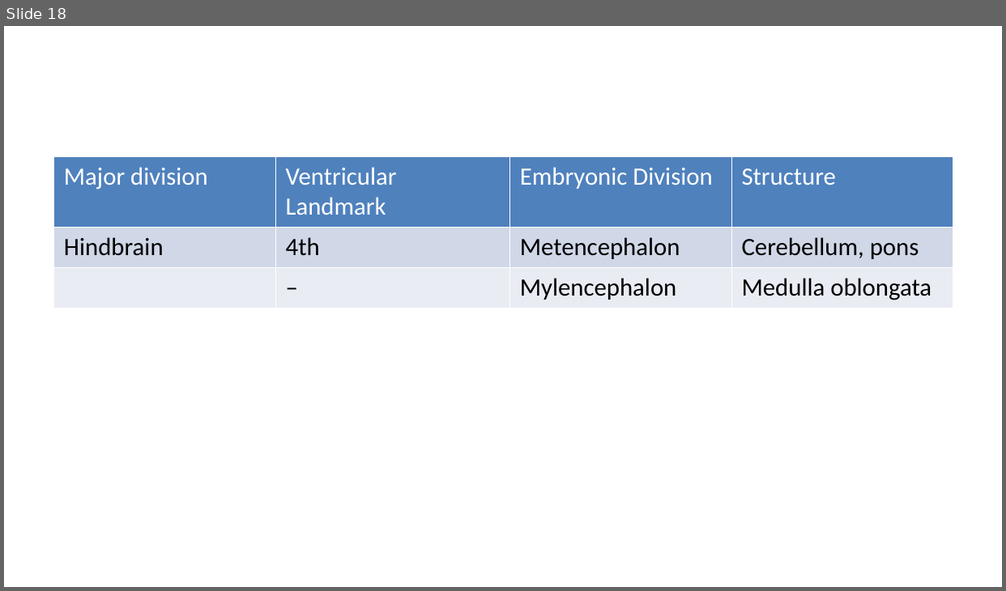
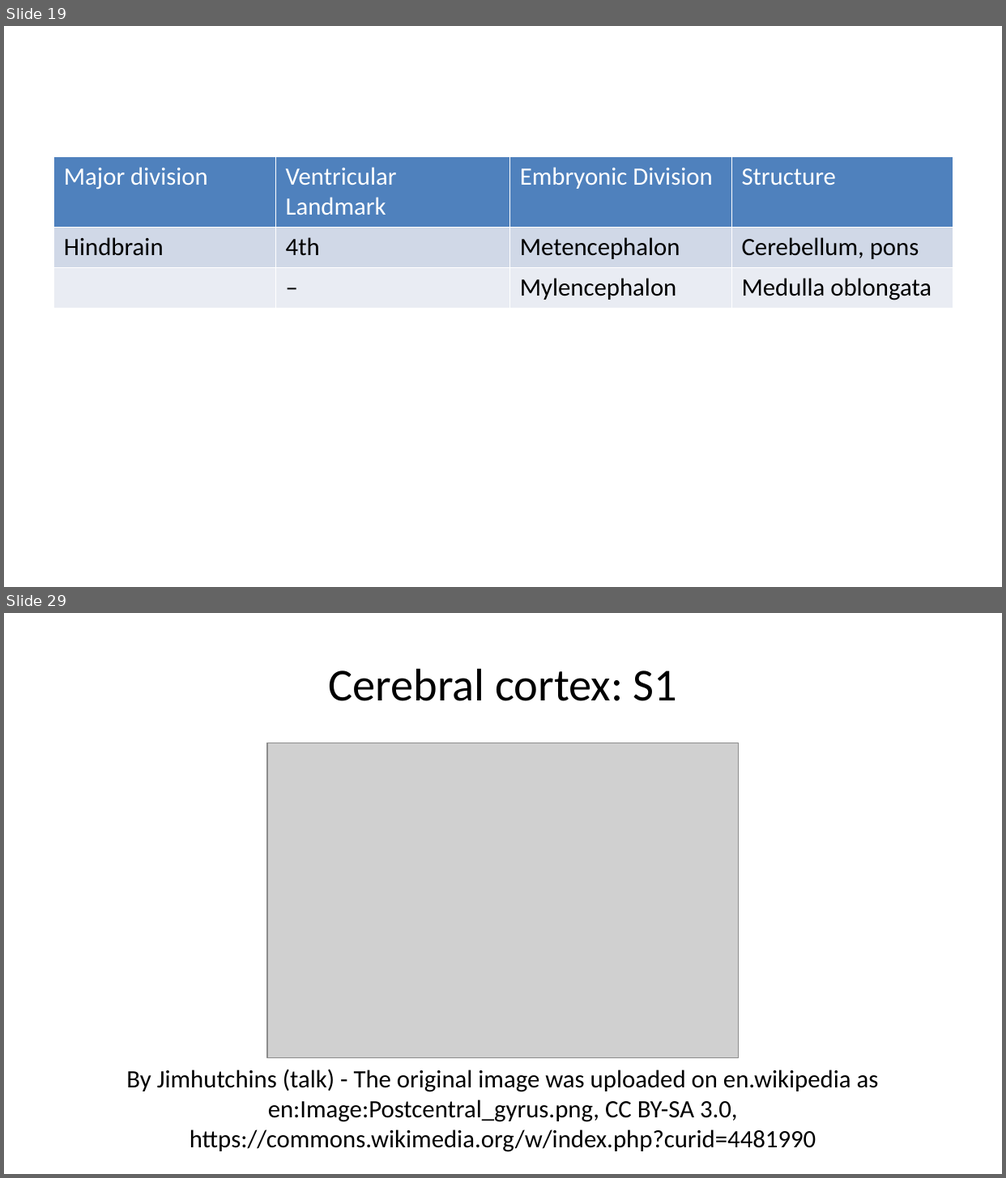
Before and after one commit to psu-psychology/psy-511-scan-fdns-2026-spring, a slide deck: docs/slides/wk-02-2026-01-22-anatomy.pptx. Shown one above the other, each under a label of ours: slide 18 before the commit, slides 19 and 29 after it; the slides between them are not shown. The pictures are 1006x591 and 1006x1178 pixels, drawn with LibreOffice and Linux fonts; fonts in the diff are those of the drawing; grey boxes stand for pictures. Boxes give left, top, right and bottom in pixels: in the first picture for what was removed or moved away, otherwise in the second. Text is boxed around its words. In the diff, an @@ line names an element or a change of style, - is before the commit and + after.

```diff
--- a/docs/slides/wk-02-2026-01-22-anatomy.pptx
+++ b/docs/slides/wk-02-2026-01-22-anatomy.pptx
@@ slide 29 added at bbox=[4, 613, 1002, 1174], background #FFFFFF @@
@@ title added at bbox=[328, 668, 677, 701], 33 pt, text #000000 @@
+Cerebral cortex: S1
@@ picture added at bbox=[267, 743, 739, 1058] @@
@@ text added at bbox=[126, 1069, 879, 1152], 18 pt, text #000000 @@
+By Jimhutchins (talk) - The original image was uploaded on en.wikipedia as en:Image:Postcentral_gyrus.png, CC BY-SA 3.0, https://commons.wikimedia.org/w/index.php?curid=4481990
@@ what was slide 18 is now slide 19 @@
```
Also in this commit, not shown: 13 slides changed, 39 other slides added, 9 slides removed, 58 other files.
